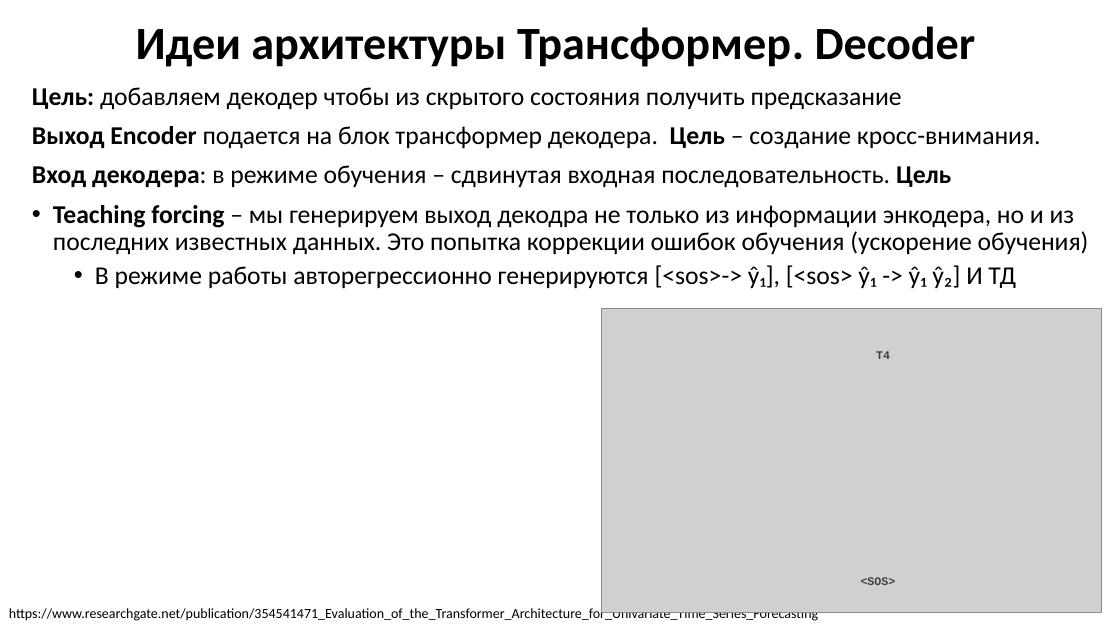
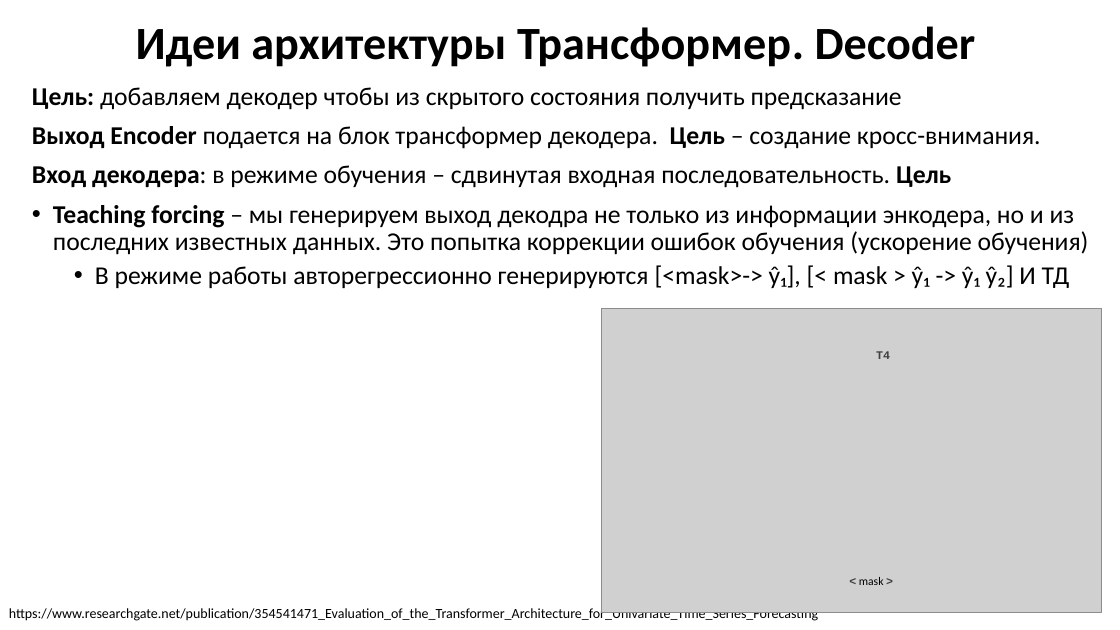
Before and after one commit to MVRonkin/TimeSeriesCourse, a slide deck: slide 13 of 2025/LEC/07-3 Transformers.pptx. Drawn at 1120x630 pixels with LibreOffice and Linux fonts; fonts in the diff are those of the drawing; grey boxes stand for pictures. Boxes give left, top, right and bottom in pixels: in the first picture for what was removed or moved away, otherwise in the second. Text is boxed around its words. In the diff, an @@ line names an element or a change of style, - is before the commit and + after.

```diff
--- a/2025/LEC/07-3 Transformers.pptx
+++ b/2025/LEC/07-3 Transformers.pptx
@@ text at <box>95,265,1070,288</box>: text changed @@
-  • В режиме работы авторегрессионно генерируются [<sos>-> ŷ₁], [<sos> ŷ₁ -> ŷ₁ ŷ₂] И ТД
+  • В режиме работы авторегрессионно генерируются [<mask>-> ŷ₁], [< mask > ŷ₁ -> ŷ₁ ŷ₂] И ТД
@@ text at <box>859,577,884,585</box>: text changed; font Courier New to Calibri; text colour #404040 to #000000; bold off @@
-<SOS>
+< mask >
```
Also in this commit, not shown: 1 other slide changed, 4 slides added.
